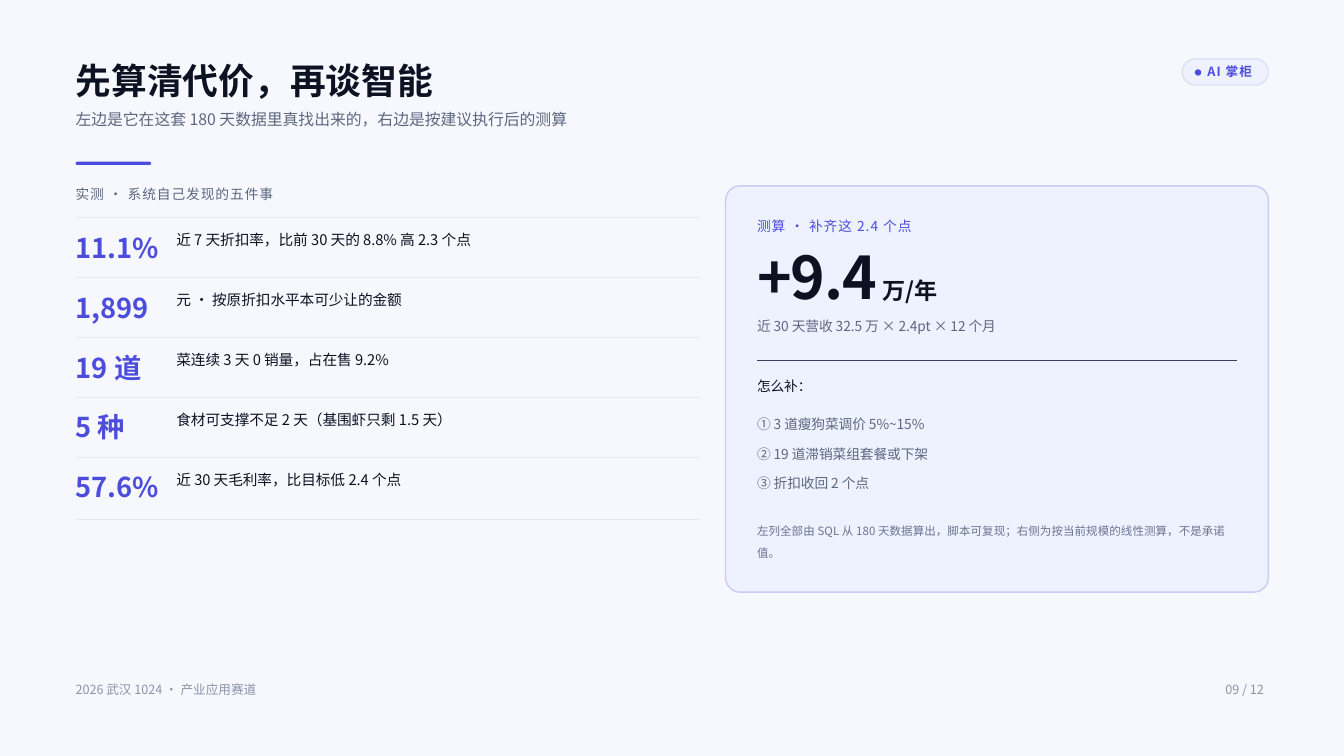
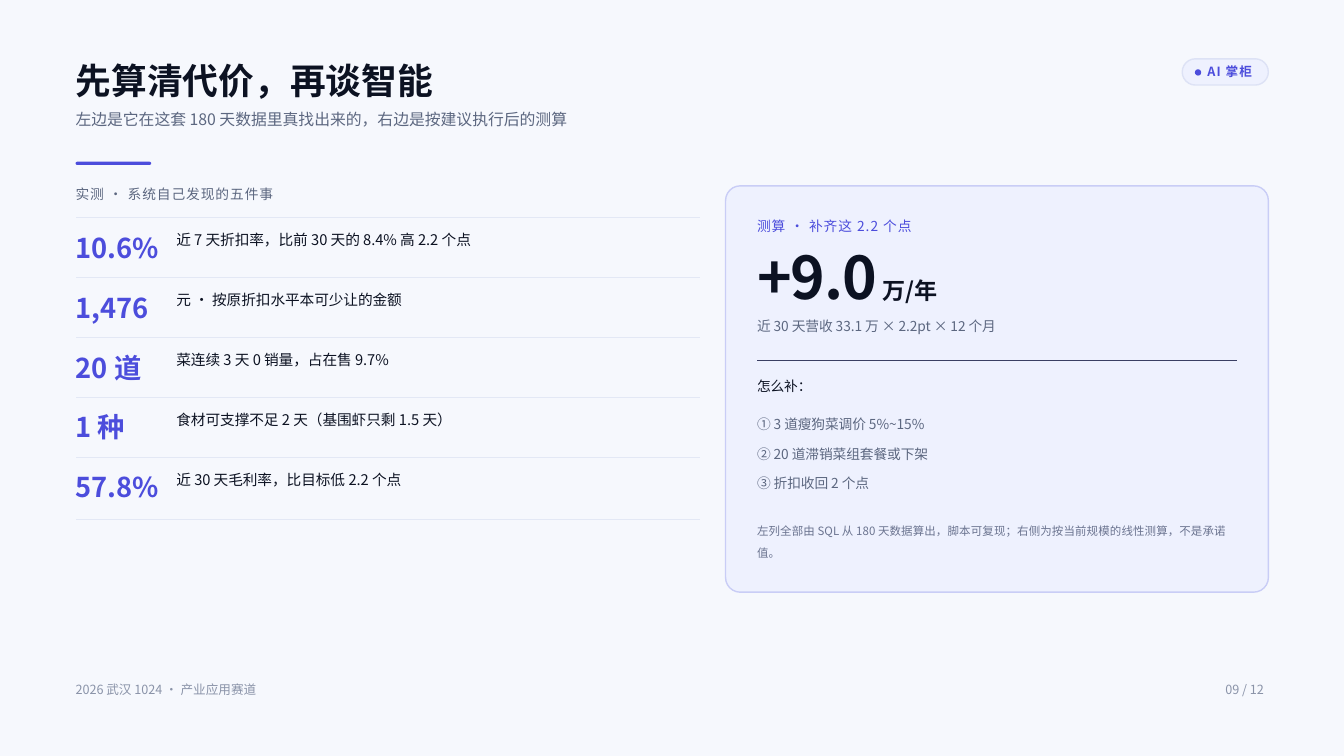
Before and after one commit to wsj20011001/ai-zhanggui, a slide deck: slide 9 of docs/AI掌柜-路演PPT/AI掌柜-路演PPT.pptx. Drawn at 1344x756 pixels with LibreOffice and Linux fonts; fonts in the diff are those of the drawing. Boxes give left, top, right and bottom in pixels: in the first picture for what was removed or moved away, otherwise in the second. Text is boxed around its words. In the diff, an @@ line names an element or a change of style, - is before the commit and + after.

```diff
--- a/docs/AI掌柜-路演PPT/AI掌柜-路演PPT.pptx
+++ b/docs/AI掌柜-路演PPT/AI掌柜-路演PPT.pptx
@@ text at [76,237,160,259]: text changed @@
-11.1%
+10.6%
@@ text at [176,232,471,247]: text changed @@
-近 7 天折扣率，比前 30 天的 8.8% 高 2.3 个点
+近 7 天折扣率，比前 30 天的 8.4% 高 2.2 个点
@@ text at [757,219,911,232]: text changed @@
-测算 · 补齐这 2.4 个点
+测算 · 补齐这 2.2 个点
@@ text at [757,254,937,303]: text changed @@
-+9.4 万/年
++9.0 万/年
@@ text at [76,297,149,324]: text changed @@
-1,899
+1,476
@@ text at [757,319,996,334]: text changed @@
-近 30 天营收 32.5 万 × 2.4pt × 12 个月
+近 30 天营收 33.1 万 × 2.2pt × 12 个月
@@ text at [76,354,141,380]: text changed @@
-19 道
+20 道
@@ text at [176,352,389,367]: text changed @@
-菜连续 3 天 0 销量，占在售 9.2%
+菜连续 3 天 0 销量，占在售 9.7%
@@ text at [76,414,125,440]: text changed @@
-5 种
+1 种
@@ text at [757,447,928,460]: text changed @@
-② 19 道滞销菜组套餐或下架
+② 20 道滞销菜组套餐或下架
@@ text at [76,476,160,498]: text changed @@
-57.6%
+57.8%
@@ text at [176,472,401,487]: text changed @@
-近 30 天毛利率，比目标低 2.4 个点
+近 30 天毛利率，比目标低 2.2 个点
```
Also in this commit, not shown: 1 other slide changed, 9 other files.
